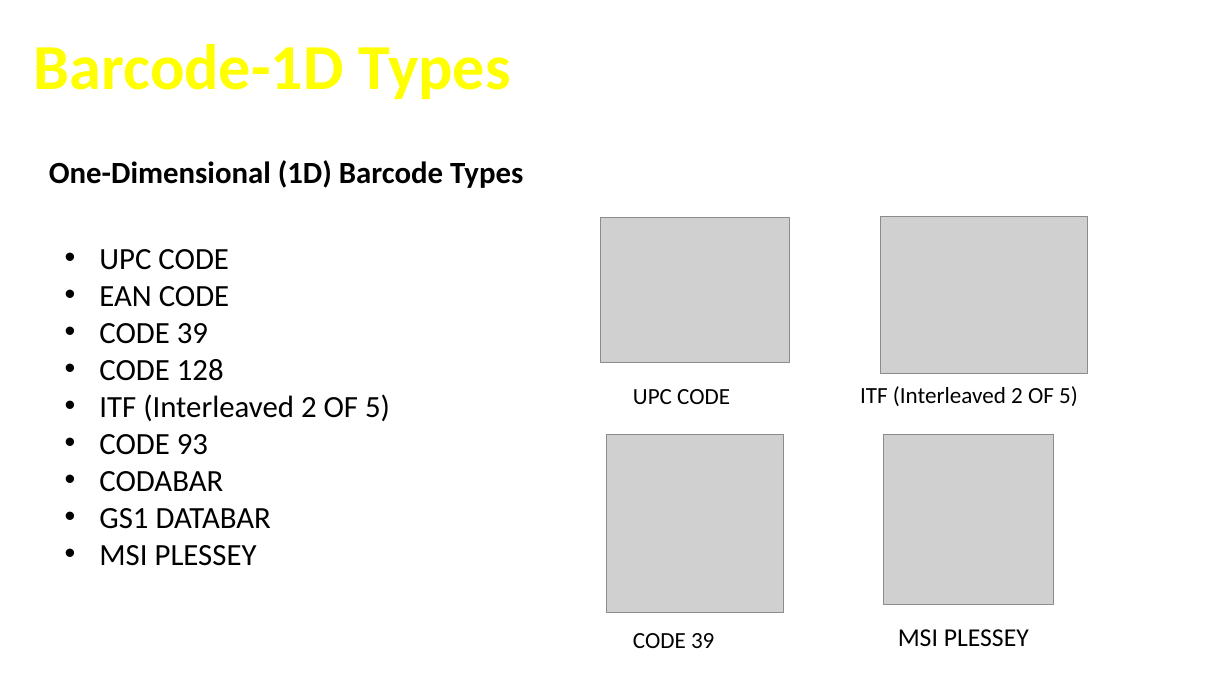
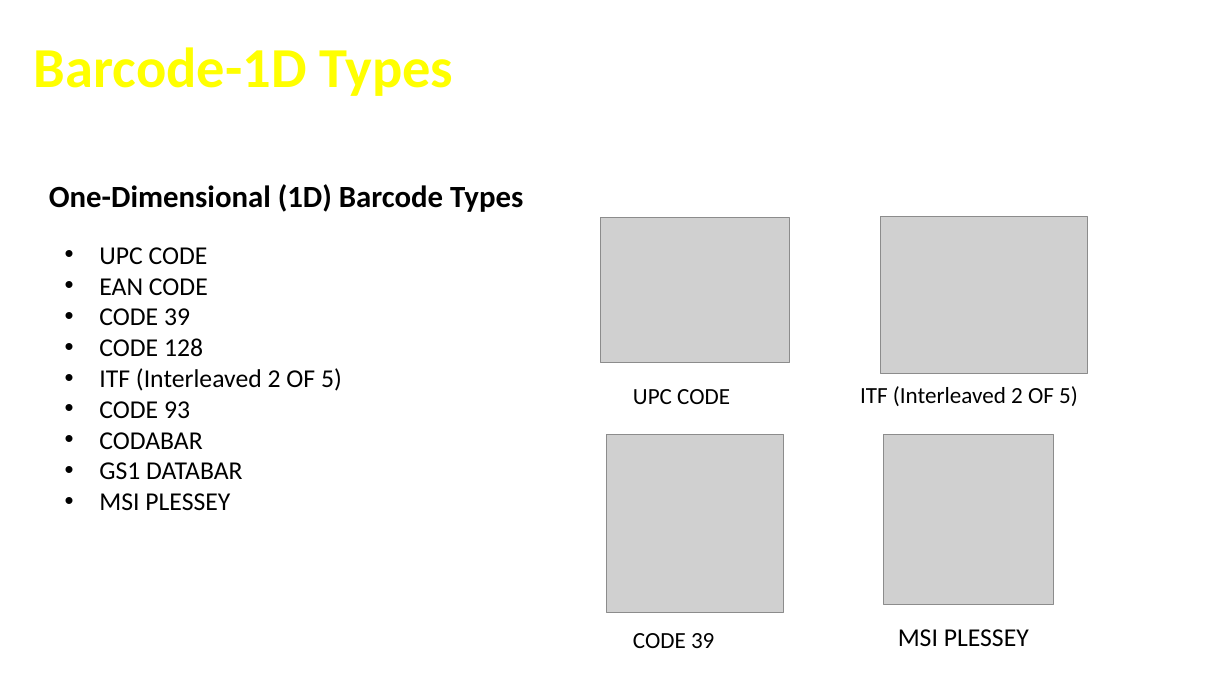
Before and after one commit to cfclick/CFSummit2016, a slide deck: slide 16 of powerpoint/SmartPDF/Don't Just PDF.pptx. Drawn at 1232x693 pixels with LibreOffice and Linux fonts; fonts in the diff are those of the drawing; grey boxes stand for pictures; background and template pictures are left out. Boxes give left, top, right and bottom in pixels: in the first picture for what was removed or moved away, otherwise in the second. Text is boxed around its words. In the diff, an @@ line names an element or a change of style, - is before the commit and + after.

Commit message:
format, font fix

```diff
--- a/powerpoint/SmartPDF/Don't Just PDF.pptx
+++ b/powerpoint/SmartPDF/Don't Just PDF.pptx
@@ text "Barcode-1D Types" at bbox=[34, 47, 453, 96]: size 50 to 44 pt @@
@@ text "One-Dimensional (1D) Barcode Types": place and size @@
-text "One-Dimensional (1D) Barcode Types" at bbox=[49, 160, 523, 188]
+text "One-Dimensional (1D) Barcode Types" at bbox=[49, 184, 523, 212]
@@ text "UPC CODE" at bbox=[99, 247, 342, 510]: size 24 to 20 pt @@
```
Also in this commit, not shown: 15 other slides changed.
